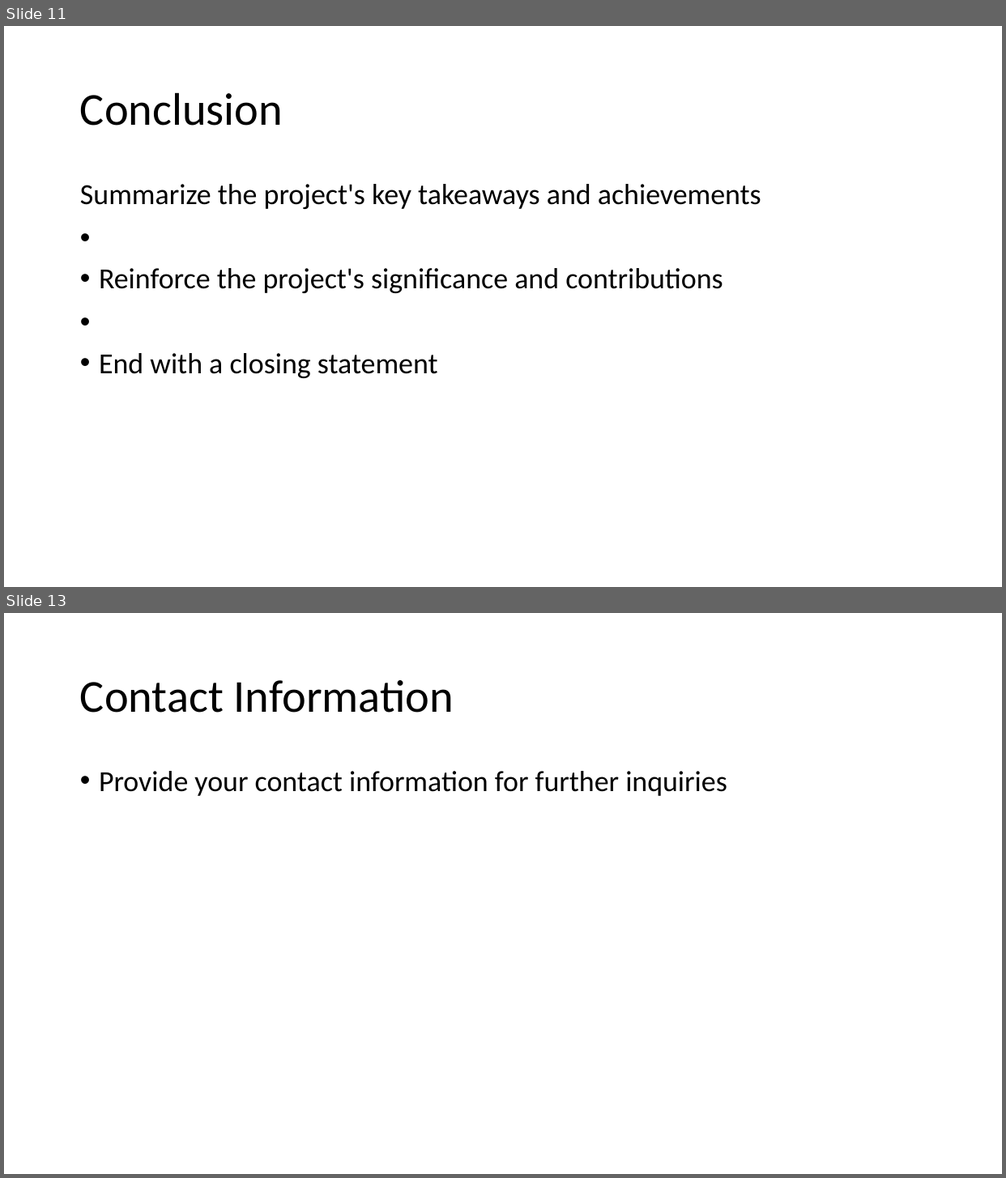
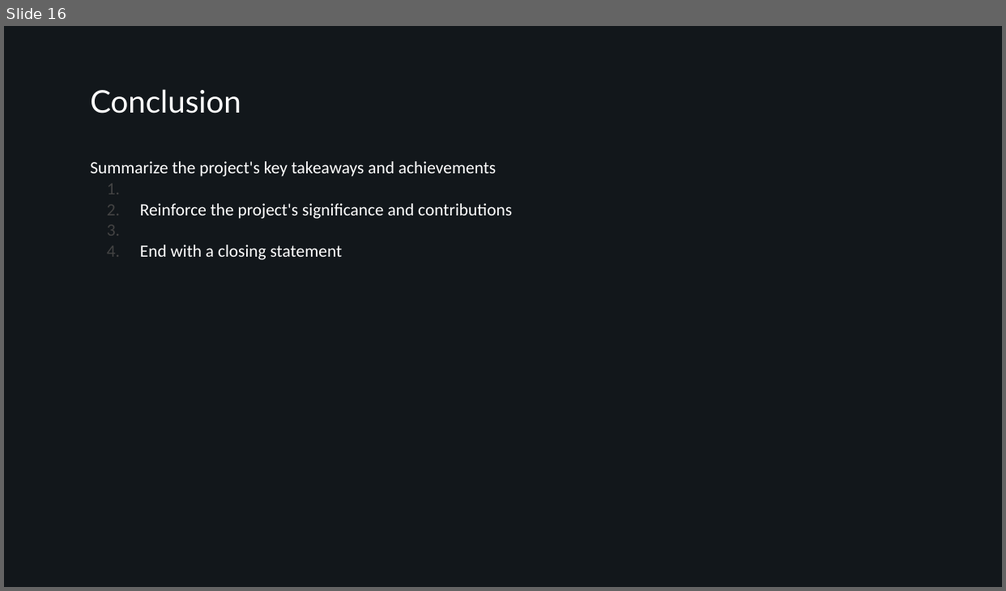
Before and after one commit to AndreaAlberti07/Amazon-books-reviews-ML, a slide deck: presentation/Presentation.pptx. Shown one above the other, each under a label of ours: slides 11 and 13 before the commit, slide 16 after it; the slides between them are not shown. The pictures are 1006x1178 and 1006x591 pixels, drawn with LibreOffice and Linux fonts; fonts in the diff are those of the drawing; background and template pictures are left out. Boxes give left, top, right and bottom in pixels: in the first picture for what was removed or moved away, otherwise in the second. Text is boxed around its words. In the diff, an @@ line names an element or a change of style, - is before the commit and + after.

```diff
--- a/presentation/Presentation.pptx
+++ b/presentation/Presentation.pptx
@@ slide 13 removed at (4, 613, 1002, 1174), background #FFFFFF @@
@@ title removed at (80, 680, 454, 713) @@
-Contact Information
@@ text removed at (99, 771, 727, 796) @@
-• Provide your contact information for further inquiries
@@ what was slide 11 is now slide 16 @@
@@ slide 16 changed as well @@
@@ background #FFFFFF to #12171B @@
@@ title "Conclusion": place and size @@
-title "Conclusion" at (80, 92, 283, 126)
+title "Conclusion" at (90, 89, 241, 113)
@@ title "Conclusion" at (90, 89, 241, 113): size 44 to 30 pt, font Calibri to Lato, text colour #000000 to #FFFFFF; line spacing 0.9 to 1; vertical alignment middle to top @@
@@ text "Summarize the project's key takeaways ...": place and size @@
-text "Summarize the project's key takeaways ..." at (80, 184, 761, 378)
+text "Summarize the project's key takeaways ..." at (90, 161, 512, 260)
@@ text "Summarize the project's key takeaways ..." at (90, 161, 512, 260): size 28 to 16.7 pt, text colour #000000 to #FFFFFF; bullet • to 1.; line spacing 0.9 to 1; less space between paragraphs @@
```
Also in this commit, not shown: 4 other slides changed, 12 slides added, 8 other slides removed, 4 other files.
